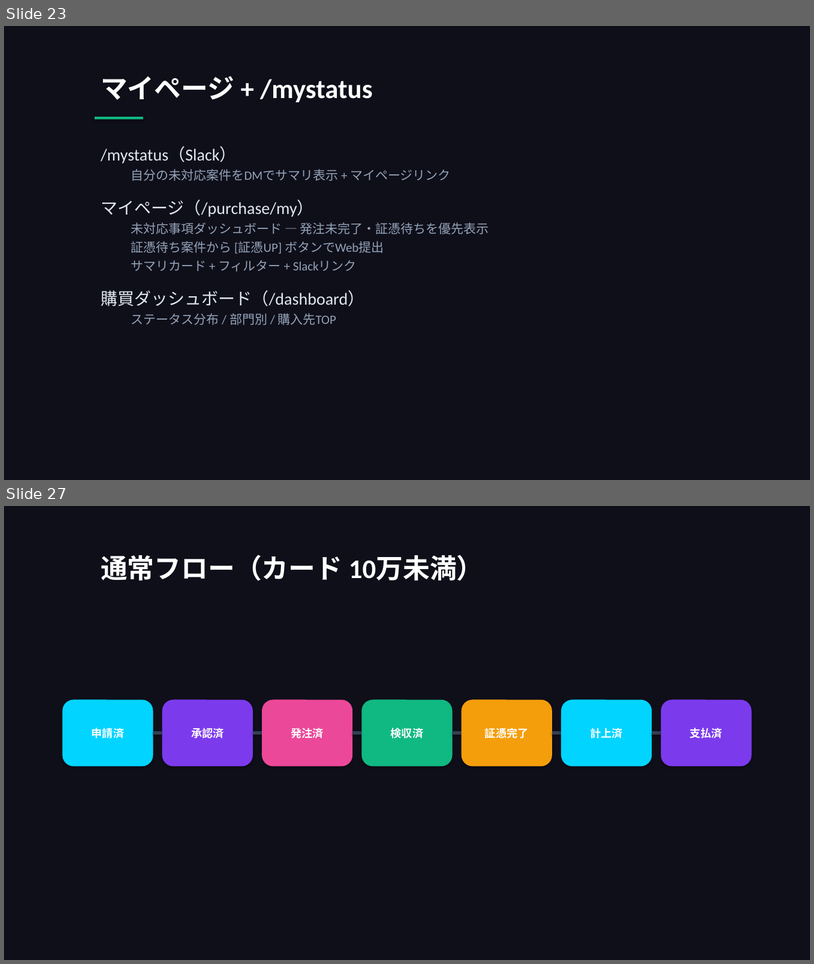
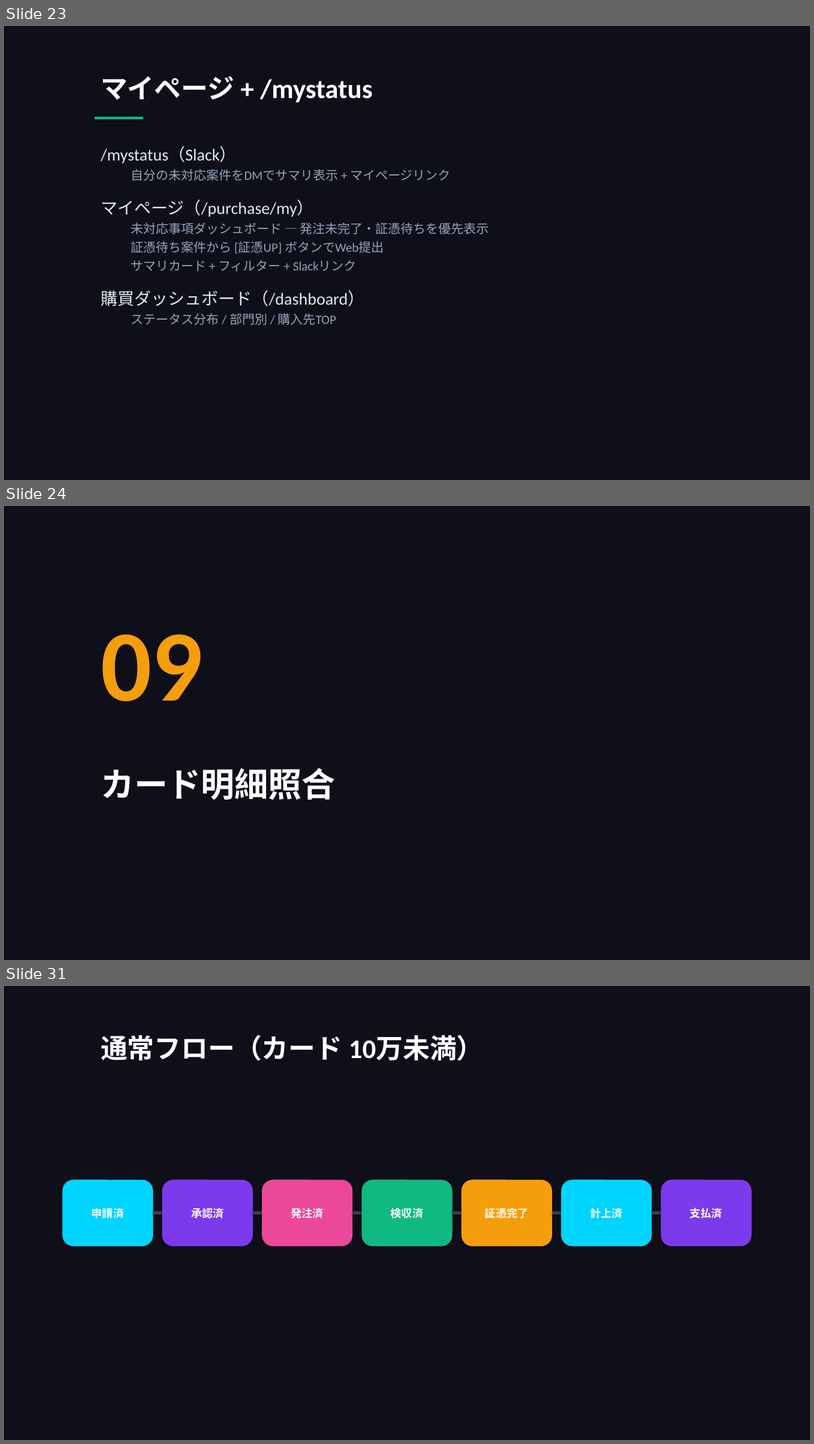
Before and after one commit to takeshiizawa123/next-procurement-poc, a slide deck: docs/operational-guide.pptx. Shown one above the other, each under a label of ours: slides 23 and 27 before the commit, slides 23, 24 and 31 after it; the slides between them are not shown. The pictures are 814x964 and 814x1444 pixels, drawn with LibreOffice and Linux fonts; fonts in the diff are those of the drawing. Boxes give left, top, right and bottom in pixels: in the first picture for what was removed or moved away, otherwise in the second. Text is boxed around its words. In the diff, an @@ line names an element or a change of style, - is before the commit and + after.

```diff
--- a/docs/operational-guide.pptx
+++ b/docs/operational-guide.pptx
@@ slide 24 added at [4, 506, 810, 960], background #0F0F1A @@
@@ text added at [101, 634, 203, 701], 120 pt, text #F59E0B, bold @@
+09
@@ text added at [101, 768, 336, 799], 40 pt, text #FFFFFF, bold @@
+カード明細照合
@@ what was slide 27 is now slide 31 @@
```
Also in this commit, not shown: 4 slides changed, 3 other slides added, 3 other files.
